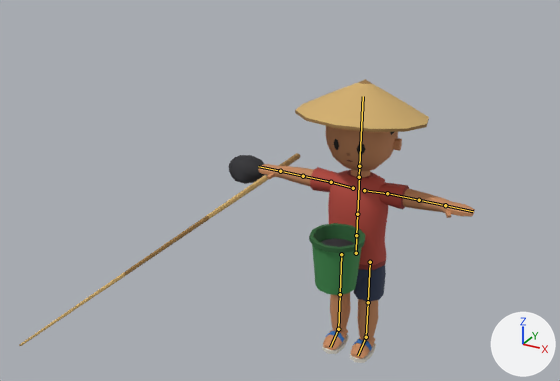
What one commit did to the Blender file blender/SK_VillagerNPC.blend.
The view is the same before and after, from a 50 mm camera at (1.35, -3.27, 2.45) aimed at (-0.33, -0.21, 0.92). Arrows for +X, +Y and +Z are at lower right; the lights stay in place. The picture after the commit comes second. The bones that bend it are drawn over the model as lines.

Objects in the first picture: 'SK_VillagerNPC', 'SM_Villager_Bin', 'SM_Villager_FishingRod', 'SM_Villager_TrashBag'.
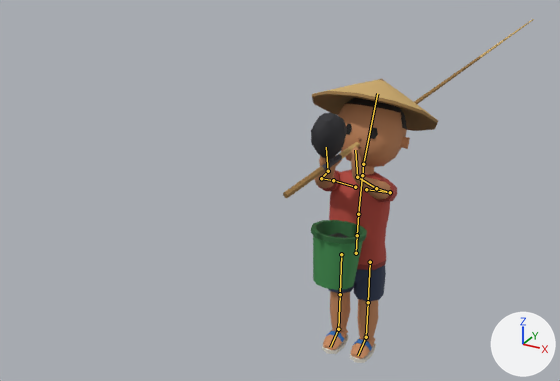
The newer file adds an action. The first version stands in its rest pose; the second is drawn at frame 9 of the action 'VillagerRig.001|Call_Out'.

Boxes (x1, y1, x2, y2) around the edits, measured in the pictures (560 x 381 px):
'SK_VillagerNPC', posed (42% narrower)
    before: (258, 79, 475, 363)
    after: (312, 79, 438, 363)
'SM_Villager_Bin', posed
    before: (309, 223, 366, 295)
    after: (311, 220, 367, 290)
'SM_Villager_FishingRod', posed (11% narrower, 7% shorter)
    before: (19, 153, 301, 346)
    after: (283, 19, 534, 198)
'SM_Villager_TrashBag', posed
    before: (229, 155, 265, 184)
    after: (311, 112, 347, 162)
bone 'Hips', root to tip
    before: (356, 253) to (356, 235)
    after: (356, 253) to (357, 235)
bone 'Spine', root to tip
    before: (356, 235) to (357, 214)
    after: (357, 235) to (358, 214)
bone 'Chest', root to tip
    before: (357, 214) to (359, 175)
    after: (358, 214) to (362, 173)
bone 'Head', root to tip
    before: (359, 166) to (363, 96)
    after: (363, 164) to (377, 93)
bone 'LeftUpperArm', root to tip
    before: (387, 193) to (419, 200)
    after: (390, 192) to (376, 188)
bone 'LeftLowerArm', root to tip
    before: (419, 200) to (445, 205)
    after: (376, 188) to (357, 177)
bone 'LeftHand', root to tip
    before: (445, 205) to (473, 211)
    after: (357, 177) to (355, 150)
bone 'RightUpperArm', root to tip
    before: (331, 182) to (303, 176)
    after: (333, 180) to (321, 178)
bone 'RightLowerArm', root to tip
    before: (303, 176) to (280, 171)
    after: (321, 178) to (328, 171)
bone 'RightHand', root to tip
    before: (280, 171) to (258, 166)
    after: (328, 171) to (326, 147)

The edits, one by one:
Bone 'Hips' (bone_hips) turns from (0, 0, 0) to (0, 1, -1) degrees about its own x, y and z.
Bone 'Spine' (bone_spine) turns from (0, 0, 0) to (-2, 0, 0) degrees about its own x, y and z.
Bone 'Chest' (bone_chest) turns from (0, 0, 0) to (-6, 0, 0) degrees about its own x, y and z.
Bone 'Head' (bone_head) turns from (0, 0, 0) to (-16, 3, 0) degrees about its own x, y and z.
Bone 'LeftUpperArm' (bone_leftupperarm) turns from (0, 0, 0) to (19, 19, -90) degrees about its own x, y and z.
Bone 'LeftLowerArm' (bone_leftlowerarm) turns from (0, 0, 0) to (22, 3, -18) degrees about its own x, y and z.
Bone 'LeftHand' (bone_lefthand) turns from (0, 0, 0) to (83, -64, -46) degrees about its own x, y and z.
Bone 'LeftHand' (bone_lefthand) is rescaled from (1.0, 1.0, 1.0) to (1.1, 1.14, 0.8).
Bone 'RightUpperArm' (bone_rightupperarm) turns from (0, 0, 0) to (17, -16, 85) degrees about its own x, y and z.
Bone 'RightLowerArm' (bone_rightlowerarm) turns from (0, 0, 0) to (27, -6, 24) degrees about its own x, y and z.
Bone 'RightHand' (bone_righthand) turns from (0, 0, 0) to (75, 65, 37) degrees about its own x, y and z.
Bone 'RightHand' (bone_righthand) is rescaled from (1.0, 1.0, 1.0) to (1.02, 1.03, 0.95).
